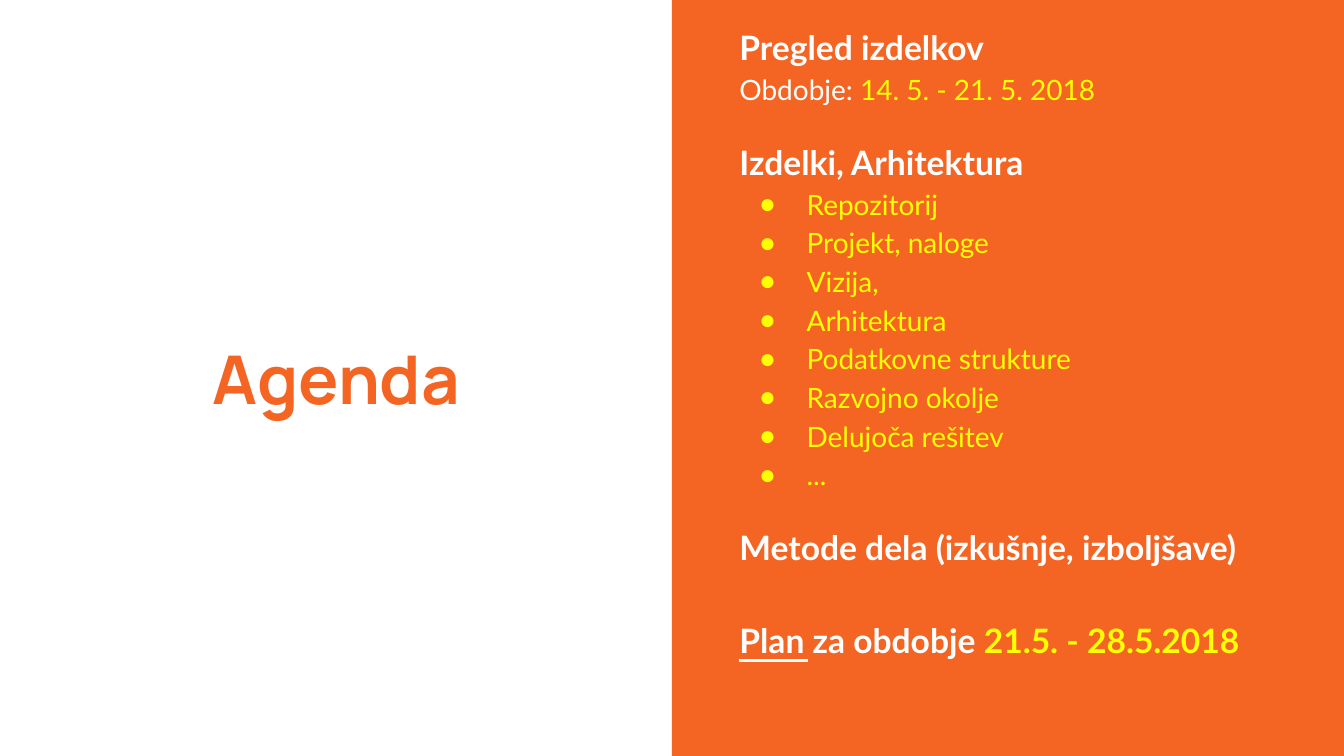
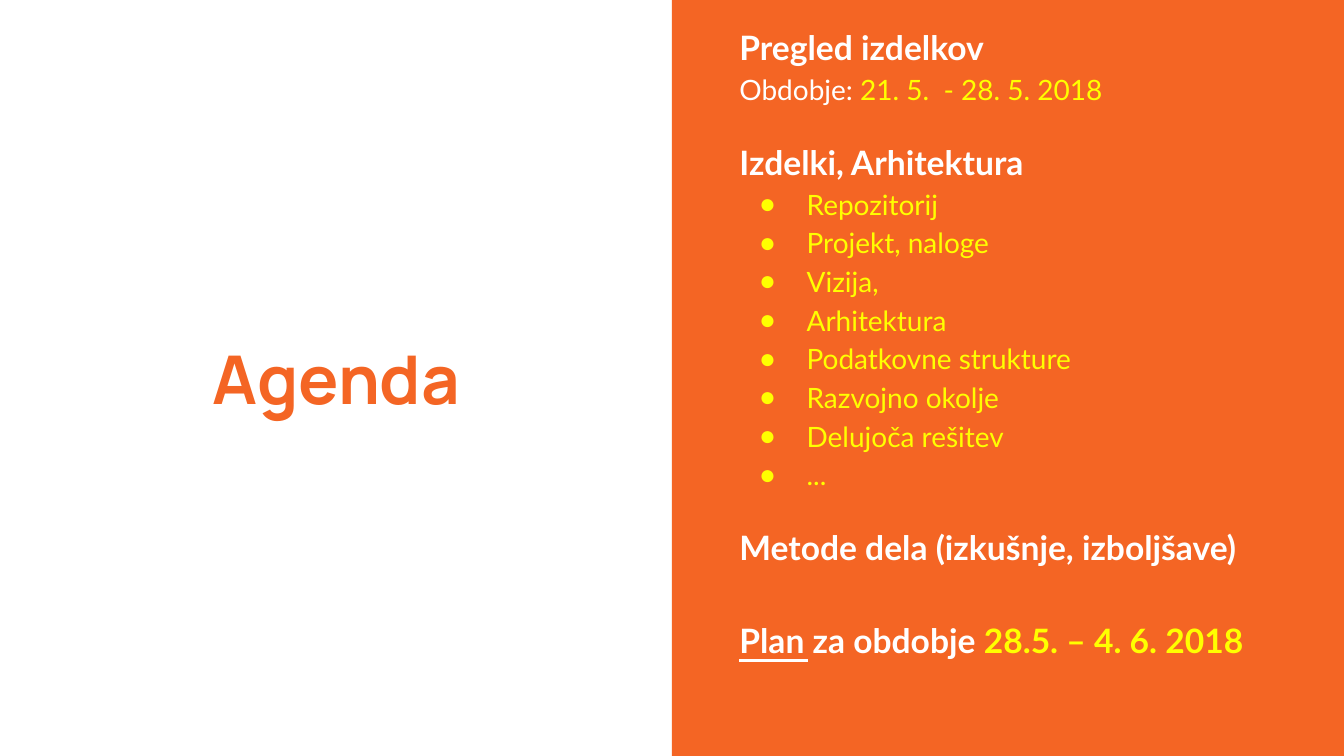
Before and after one commit to MatijaDolzan/Praktikum7, a slide deck: slide 2 of Predstavitve/Praktikum II - Skupina 7 - Teden 2.pptx. Drawn at 1344x756 pixels with LibreOffice and Linux fonts; fonts in the diff are those of the drawing. Boxes give left, top, right and bottom in pixels: in the first picture for what was removed or moved away, otherwise in the second. Text is boxed around its words. In the diff, an @@ line names an element or a change of style, - is before the commit and + after.

```diff
--- a/Predstavitve/Praktikum II - Skupina 7 - Teden 2.pptx
+++ b/Predstavitve/Praktikum II - Skupina 7 - Teden 2.pptx
@@ text at (x1=739, y1=79, x2=1102, y2=105): text changed @@
-Obdobje: 14. 5. - 21. 5. 2018
+Obdobje: 21. 5. - 28. 5. 2018
@@ text at (x1=739, y1=628, x2=1243, y2=659): text changed @@
-Plan za obdobje 21.5. - 28.5.2018
+Plan za obdobje 28.5. – 4. 6. 2018
```
Also in this commit, not shown: 4 other slides changed.
